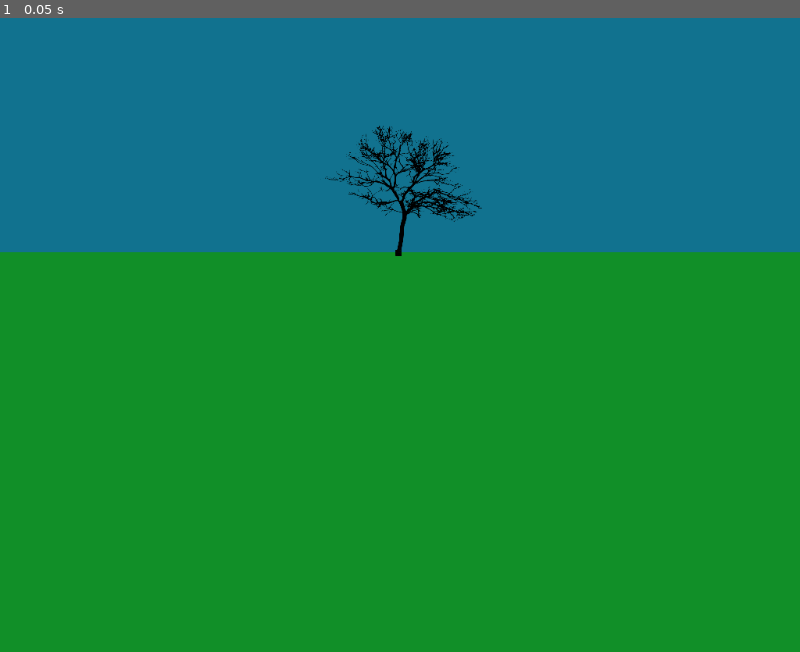
Above: before the commit, frame 1.
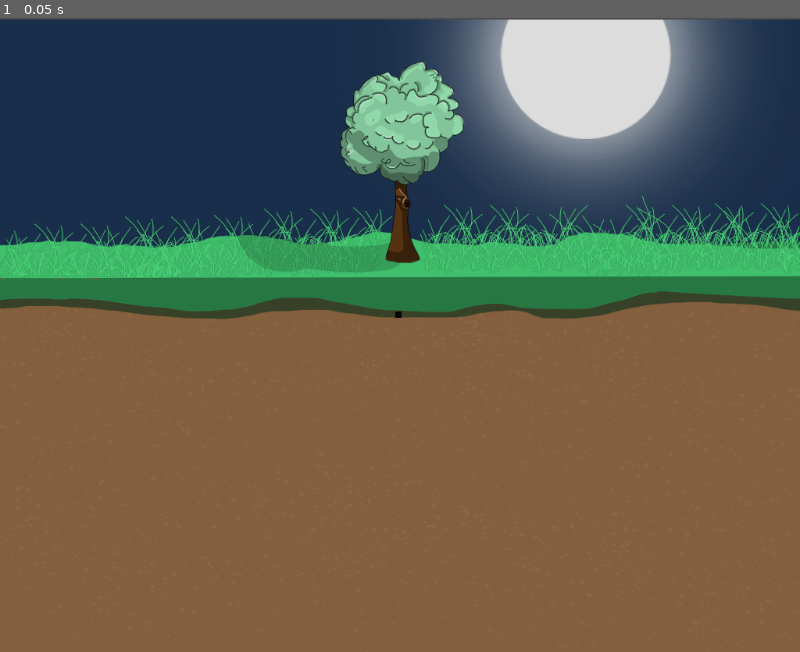
Above: after the commit, the same moment.

Repository: GunesUstunalp/GGJ2023Game
Game: Godot game, scene res://MainScene.tscn
The game is run twice, just before and just after one commit, with the same random seed, the same clock (stepped at 60 frames per second) and the same inputs. The engine's default icon, where the game draws it, is replaced by a stand-in: a white triangle on a blue panel in a dark square.
Inputs:
- Up to frame 1 (0.05 s): no input

The runs differ from the first frame. In frame 1, 100% of the frame differs, in the area x 0-100%, y 0-100%.

Commit message:
texture ekledim

Diff:
--- a/MainScene.tscn
+++ b/MainScene.tscn
@@ -1,18 +1,15 @@
-[gd_scene load_steps=4 format=2]
+[gd_scene load_steps=5 format=2]
 
-[ext_resource path="res://Sprite.tscn" type="PackedScene" id=1]
-[ext_resource path="res://Resources/toppng.com-tree-silhouette-1024x859.png" type="Texture" id=2]
+[ext_resource path="res://Resources/treee.png" type="Texture" id=1]
+[ext_resource path="res://Resources/toprak.png" type="Texture" id=2]
 [ext_resource path="res://RootEnd.tscn" type="PackedScene" id=3]
+[ext_resource path="res://Resources/sky.png" type="Texture" id=4]
 
 [node name="Node2D" type="Node2D"]
 
-[node name="ColorRect" type="ColorRect" parent="."]
-anchor_top = 1.0
-anchor_right = 1.0
-anchor_bottom = 1.0
-margin_right = 1024.0
-margin_bottom = 300.0
-color = Color( 0.0705882, 0.45098, 0.564706, 1 )
+[node name="Sky" type="Sprite" parent="."]
+position = Vector2( 512, 408 )
+texture = ExtResource( 4 )
 
 [node name="ColorRect2" type="ColorRect" parent="."]
 margin_top = 300.0
@@ -20,13 +17,13 @@
 margin_bottom = 812.0
 color = Color( 0.0705882, 0.564706, 0.160784, 1 )
 
-[node name="Sprite" parent="." instance=ExtResource( 1 )]
-position = Vector2( 512, 220 )
-scale = Vector2( 0.252395, 0.237143 )
+[node name="RootEnd" parent="." instance=ExtResource( 3 )]
+position = Vector2( 510, 380 )
+
+[node name="Toprak" type="Sprite" parent="."]
+position = Vector2( 512, 408 )
 texture = ExtResource( 2 )
-__meta__ = {
-"_edit_group_": true
-}
 
-[node name="RootEnd" parent="." instance=ExtResource( 3 )]
-position = Vector2( 510, 301 )
+[node name="Treee" type="Sprite" parent="."]
+position = Vector2( 506, 405 )
+texture = ExtResource( 1 )
--- a/RootEnd.gd
+++ b/RootEnd.gd
@@ -19,7 +19,7 @@
 		velocity.y -= 0.2
 
 	if Input.is_action_pressed("respawn"):
-		position = Vector2(512, 300)
+		position = Vector2(512, 380)
 
 	velocity = velocity * speed
 	position += velocity * delta
Binary file added: Resources/sky.png
Not shown, added: Resources/sky.png.import
Binary file added: Resources/toprak.png
Not shown, added: Resources/toprak.png.import
Binary file added: Resources/treee.png
Not shown, added: Resources/treee.png.import
